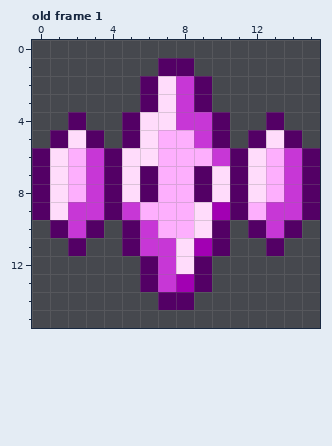
File history of a pixel-art file, _Data/Gameplay/CrystalDoll.aseprite. The picture above was drawn from the file before the commit.
16x16 pixels, 2 frames. Shown: old frame 1. The commit also changed other frames, which this record leaves out.
After the commit:
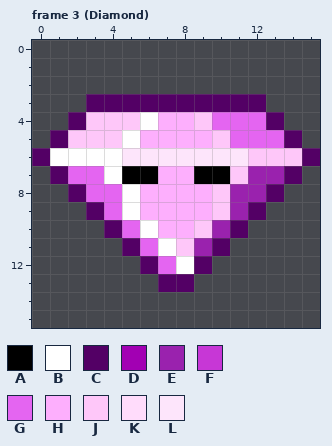
Palette (. is transparent): A #000000  B #ffffff  C #530065  D #a200b3  E #9a22ae  F #c737d6  G #e465f1  H #fdaffd  J #fec7f9  K #ffdcfb  L #fde5fb
A new or re-ordered frame is compared with the old frame closest to it.
Message: Crystal 改成鑽石樣
Change:
frames 2 -> 4
Changed rows in their new state; - is an unchanged pixel.
Frame 3 (Diamond) is new; against old frame 1:
first column x 0:
 1 -------..-------
 2 ------....------
 3 ---CCC-CC-CCC---
 4 ---JJJBHHJGGG---
 5 --JJJBH--HJGGG--
 6 -BBBBLLLLLLLJJJ-
 7 .CGGBAA--AAJEEC.
 8 ..CGGBH--HJEEC..
 9 ...CGB---HJEC...
10 -...CGB--JEC...-
11 --.---GBJE---.--
12 -------GB-------
13 ------.CC.------
14 -------..-------
Changed places in both pictures, as pixel boxes (x1, y1, x2, y2):
changed: (32, 58, 320, 310)
